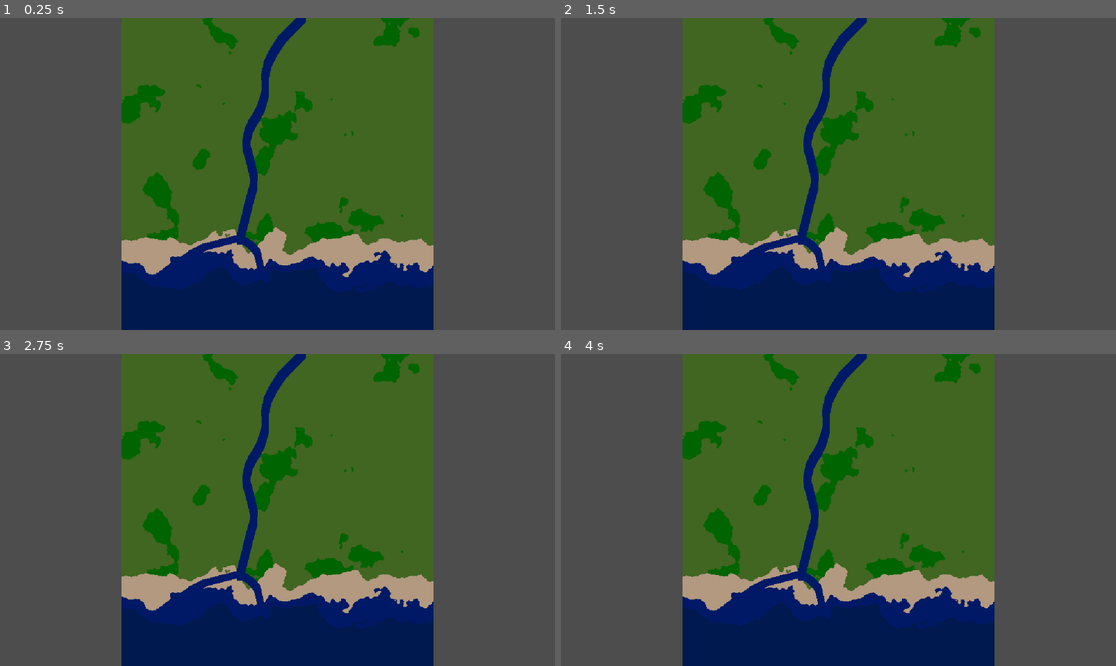
Above: before the commit, frames 1-4 (two rows, left to right).
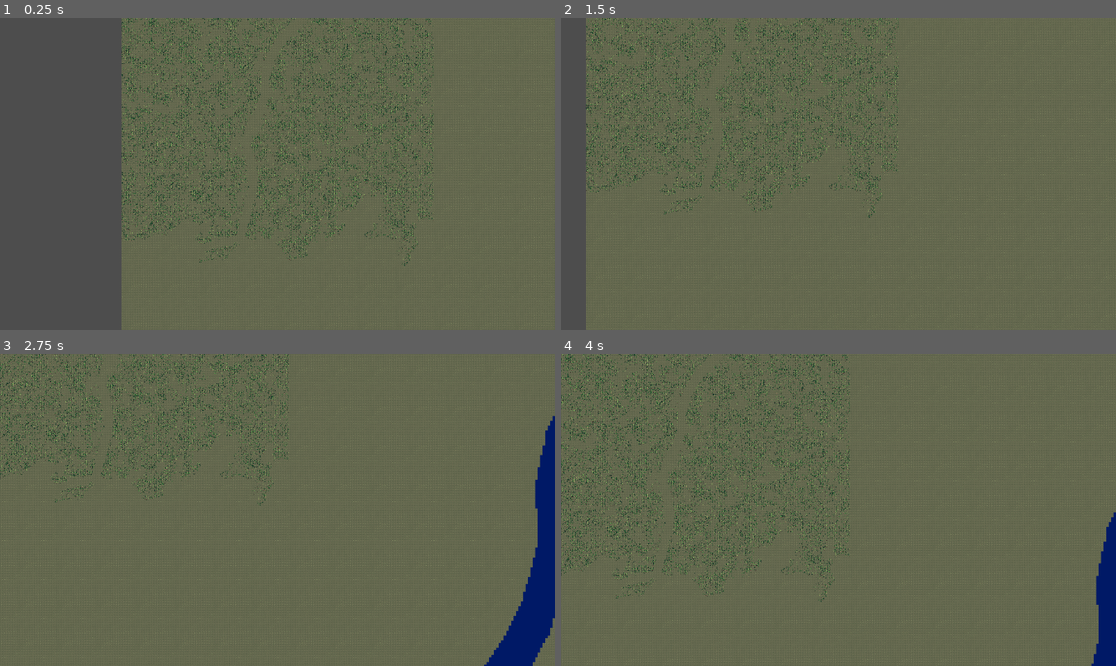
Above: after the commit, the same moments.

Repository: frxedlxver/godotProcGen
Game: Godot game, scene res://src/noise_vis.tscn
The game is run twice, just before and just after one commit, with the same random seed, the same clock (stepped at 60 frames per second) and the same inputs.
Inputs:
- Up to frame 1 (0.25 s): no input
- Up to frame 2 (1.5 s): tap Enter at 0.5 s; hold Right 0.53-1.28 s; tap Space at 1.25 s; hold Down from 1.28 s (still down)
- Up to frame 3 (2.75 s): tap Enter at 2 s; release Down at 2.03 s; hold Right from 2.03 s (still down)
- Up to frame 4 (4 s): tap Space at 2.75 s; release Right at 2.78 s; hold Up 2.78-3.53 s; tap Enter at 3.5 s; hold Left from 3.53 s (still down)

The runs differ from the first frame. In frame 1, 72% of the frame differs, in the area x 21-100%, y 0-100%; in frame 2, 84%; in frame 3, 89%, in the area x 0-100%, y 0-100%; in frame 4, 88%.

Commit message:
added tree gen

Diff:
--- /dev/null
+++ b/res/terrain.tres
@@ -0,0 +1,34 @@
+[gd_resource type="TileSet" load_steps=3 format=3 uid="uid://cpsmrmkbdv6ps"]
+
+[ext_resource type="Texture2D" uid="uid://i6pr7aex7340" path="res://res/tile.png" id="1_cjmhr"]
+
+[sub_resource type="TileSetAtlasSource" id="TileSetAtlasSource_1hmn7"]
+texture = ExtResource("1_cjmhr")
+texture_region_size = Vector2i(128, 128)
+0:0/0 = 0
+1:0/0 = 0
+2:0/0 = 0
+3:0/0 = 0
+4:0/0 = 0
+5:0/0 = 0
+6:0/0 = 0
+7:0/0 = 0
+8:0/0 = 0
+9:0/0 = 0
+0:1/0 = 0
+1:1/0 = 0
+2:1/0 = 0
+3:1/0 = 0
+4:1/0 = 0
+5:1/0 = 0
+6:1/0 = 0
+7:1/0 = 0
+8:1/0 = 0
+9:1/0 = 0
+
+[resource]
+tile_size = Vector2i(128, 128)
+terrain_set_0/mode = 0
+terrain_set_0/terrain_0/name = "Terrain 0"
+terrain_set_0/terrain_0/color = Color(0.5, 0.34375, 0.25, 1)
+sources/0 = SubResource("TileSetAtlasSource_1hmn7")
--- /dev/null
+++ b/res/tree.tres
@@ -0,0 +1,20 @@
+[gd_resource type="TileSet" load_steps=3 format=3 uid="uid://dmxk6mov2niyb"]
+
+[ext_resource type="Texture2D" uid="uid://cj0mm2c0alchk" path="res://res/trees.png" id="1_0ynhb"]
+
+[sub_resource type="TileSetAtlasSource" id="TileSetAtlasSource_401f8"]
+texture = ExtResource("1_0ynhb")
+texture_region_size = Vector2i(32, 64)
+use_texture_padding = false
+1:0/0 = 0
+0:0/0 = 0
+2:0/0 = 0
+3:1/0 = 0
+1:1/0 = 0
+0:1/0 = 0
+2:1/0 = 0
+3:0/0 = 0
+
+[resource]
+tile_size = Vector2i(32, 32)
+sources/0 = SubResource("TileSetAtlasSource_401f8")
--- /dev/null
+++ b/src/FloraGenerator.gd
@@ -0,0 +1,53 @@
+class_name FloraGenerator
+
+var tree_sprite : Sprite2D
+var rainfall_weight = 0.6
+var terrain_type_weight = 0.4
+
+var terrain_chance_map : Dictionary = {
+	Palettes.GRASS_COLOR : 0.3,
+	Palettes.RICH_GRASS_COLOR : 0.7
+}
+func _generate_flora(rainfall_map : Image, terrain_map : Image):
+	var result : Array[Vector2i] = []
+
+	var tiles_since_tree_placed = 2
+	for point in VectorTools.vec2i_range(0, terrain_map.get_width()):
+		if tiles_since_tree_placed >= 2:
+			var terrain_color = terrain_map.get_pixelv(point)
+
+			if terrain_chance_map.has(terrain_color):
+				var rainfall_amount = rainfall_map.get_pixelv(point).v
+				var tree_chance = rainfall_amount * rainfall_weight + terrain_chance_map[terrain_color] * terrain_type_weight
+				if tree_chance > randf_range(0.3, 0.7):
+					result.append(point)
+		else: tiles_since_tree_placed += 1
+	return result
+
+func generate_rainfall_map(size : Vector2i):
+	var n = FastNoiseLite.new()
+	n.seed = randi()
+	n.noise_type = FastNoiseLite.TYPE_SIMPLEX_SMOOTH
+	n.frequency = 0.05
+
+	var nmaps = []
+
+	for i in range(2):
+		n.frequency *= 0.75
+		n.seed = randi()
+		nmaps.append(n.get_image(size.x, size.y))
+
+	var result : Image = Image.create(size.x, size.y, false, Image.FORMAT_RGB8)
+	for point in VectorTools.vec2i_range(0, size.x):
+		var val : float = 0
+		for map in nmaps:
+			val += map.get_pixelv(point).v
+
+		val /= nmaps.size()
+		result.set_pixelv(point, Color.from_hsv(0, 0, val))
+
+	return result
+
+func generate_flora(terrain_map : Image):
+	var rainfall_map = generate_rainfall_map(terrain_map.get_size())
+	return _generate_flora(rainfall_map, terrain_map)
--- /dev/null
+++ b/src/ImageToTileConverter.gd
@@ -0,0 +1,73 @@
+extends Node2D
+
+class_name ImageToTilemapConverter
+
+enum TileType {
+	DEEP_WATER = 0,
+	WATER = 1,
+	GRASS = 2,
+	RICH_SOIL_GRASS = 3,
+	SAND = 4
+}
+
+var tile_atlas_coords : Dictionary = {
+		TileType.DEEP_WATER		: Vector2i(0, 0),
+		TileType.WATER				: Vector2i(1, 0),
+		TileType.GRASS				: Vector2i(2, 0),
+		TileType.RICH_SOIL_GRASS	: Vector2i(3, 0),
+		TileType.SAND				: Vector2i(4, 0)
+	}
+@export var m_tilemap : TileMap
+var _m_tileset : TileSet
+
+func _ready():
+	_m_tileset = ResourceLoader.load("res://res/terrain.tres")
+
+	if m_tilemap != null:
+		m_tilemap.tile_set = _m_tileset
+
+func convert_to_tilemap(terrain : Array[Array]):
+
+
+	for y in range(terrain.size()):
+		var row = terrain[y]
+		for x in range(terrain[0].size()):
+			var tiletype : TileType = row[x]
+			var atlas_coords = tile_atlas_coords[tiletype]
+			if atlas_coords == null:
+				continue
+
+			else:
+				m_tilemap.set_cell(
+					0,
+					Vector2i(x, y),
+					0,
+					atlas_coords
+				)
+
+func image_to_tilemap(image : Image):
+
+	var result : Array[Array] = []
+	var col : Color = Palettes.DEEP_WATER_COLOR
+	var cur_tile : TileType = TileType.DEEP_WATER
+	for y in range(image.get_height()):
+		var row = []
+		for x in range(image.get_width()):
+			var last_col = col
+			col = image.get_pixel(x, y)
+
+			if !col == last_col:
+				if col == Palettes.DEEP_WATER_COLOR:
+					cur_tile = TileType.DEEP_WATER
+				elif col == Palettes.WATER_COLOR:
+					cur_tile = TileType.WATER
+				elif col == Palettes.SAND_COLOR:
+					cur_tile = TileType.SAND
+				elif col == Palettes.GRASS_COLOR:
+					cur_tile = TileType.GRASS
+				elif col == Palettes.RICH_GRASS_COLOR:
+					cur_tile = TileType.RICH_SOIL_GRASS
+
+			row.append(cur_tile)
+		result.append(row)
+	convert_to_tilemap(result)
--- a/src/LandscapeGen.gd
+++ b/src/LandscapeGen.gd
@@ -7,8 +7,7 @@
 	var image = heightmap.duplicate(true)
 
 	image = ImageProcessing.posterize(image, Palettes.p_terrain)
-
-	image = generate_rich_soil_patches(image)
+	#image = generate_rich_soil_patches(image)
 
 
 	return image
@@ -17,9 +16,10 @@
 	var noise = FastNoiseLite.new()
 	noise.seed = randi()
 	noise.noise_type = FastNoiseLite.TYPE_PERLIN
-	noise.frequency = 0.01
+	var noise_scale = 1024 / image.get_width()
+	noise.frequency = 0.001 * noise_scale
 	for point in ImageProcessing.find_all_by_color(image, Palettes.GRASS_COLOR):
-		if noise.get_noise_2dv(point) > 0.25:
+		if noise.get_noise_2dv(point) > 0.15:
 			image.set_pixelv(point, Color.DARK_GREEN)
 	return image
 
@@ -33,15 +33,21 @@
 	var noise = FastNoiseLite.new()
 	noise.seed = randi()
 	noise.noise_type = FastNoiseLite.TYPE_SIMPLEX_SMOOTH
-	noise.frequency = 0.01
+	noise.frequency = 0.005
+
+	var n2 = FastNoiseLite.new()
+	n2.seed = randi()
+	n2.noise_type = FastNoiseLite.TYPE_SIMPLEX_SMOOTH
+	n2.frequency = 0.01
 	var noise_image = noise.get_image(width, height,false,false,true)
+	var n2_img = n2.get_image(width, height, false, false, true)
 
 	var heightmap : Image = Image.create(width, height, false, Image.FORMAT_RGB8)
-
+	var n_weight  = 0.1
+	var n2_weight = 0.2
 	for y in range(height):
 		var cur_gradient_val : float = gradient_value(y, height)
 		for x in range(width):
-			var v = (noise_image.get_pixel(x, y).v * noise_weight + cur_gradient_val * gradient_weight)
-			print(v)
+			var v = (noise_image.get_pixel(x, y).v * n_weight + n2_img.get_pixel(x, y).v * n2_weight + cur_gradient_val * (1-n_weight - n2_weight))
 			heightmap.set_pixel(x, y, Color.from_hsv(0,0,v))
 	return heightmap
--- a/src/Palettes.gd
+++ b/src/Palettes.gd
@@ -16,14 +16,14 @@
 static var WATER_COLOR : Color = Color8(0, 25, 102)
 static var SAND_COLOR : Color = Color8(178, 153, 128)
 static var GRASS_COLOR : Color = Color8(65, 102, 33)
-static var HIGHLANDS_COLOR : Color = Color8(85, 125, 30)
+static var RICH_GRASS_COLOR : Color = Color8(85, 125, 30)
 
 
 static var p_terrain : Array[PaletteEntry] = [
-	PaletteEntry.new(DEEP_WATER_COLOR, 0, 0.2),
-	PaletteEntry.new(WATER_COLOR, 0.2, 0.25),
-	PaletteEntry.new(SAND_COLOR, 0.25, 0.3),
-	PaletteEntry.new(GRASS_COLOR, 0.3, 1.0),
+	PaletteEntry.new(DEEP_WATER_COLOR, 0, 0.25),
+	PaletteEntry.new(WATER_COLOR, 0.25, 0.3),
+	PaletteEntry.new(SAND_COLOR, 0.3, 0.35),
+	PaletteEntry.new(GRASS_COLOR, 0.35, 1.0),
 ]
 
 static var p_test_bands : Array[PaletteEntry] = [
--- a/src/RiverGeneratorOld.gd
+++ b/src/RiverGenerator.gd
@@ -29,7 +29,6 @@
 	var target : Vector2i = VectorTools.random_point_along_edge(m_bounds, m_target_edge)
 	br.create_river(start, target, m_bounds)
 	var rand = int(randi())
-	print(rand)
 	if (rand % 2 == 0):
 		var split_point : PerlinWorm.PathVertex = br.find_split_point_between(br.size() / 4, br.size() * 3/4)
 		split(br, split_point)
--- a/src/RiverTest.gd
+++ b/src/TestGenerator.gd
@@ -13,6 +13,9 @@
 var river : RiverGenerator = RiverGenerator.new()
 var landscape_generator : LandscapeGenerator = LandscapeGenerator.new()
 var p
+var flora_gen : FloraGenerator = FloraGenerator.new()
+@export var converter : ImageToTilemapConverter
+@export var tree_placer : TreePlacer
 
 var MIN_RIVER_SIZE : int = 0
 # Called when the node enters the scene tree for the first time.
@@ -21,7 +24,9 @@
 	get_tree().get_root().size_changed.connect(_updateTexture)
 	get_window().mode = Window.MODE_MAXIMIZED
 	generate_map(Vector2i(512, 512))
-	_updateTexture()
+	#_updateTexture()
+	converter.image_to_tilemap(image)
+	zoom_to_fit_tilemap(image.get_size(), 32)
 
 func run_test(iterations : int, map_size : int):
 	for i in range(iterations):
@@ -33,9 +38,29 @@
 		var heightmap : Image = landscape_generator.generate_heightmap(map_size.x, map_size.y, 0.1, 0.9)
 		var landscape = landscape_generator.generate_terrain(heightmap)
 		landscape = generate_river(landscape)
+		var tree_locations = flora_gen.generate_flora(landscape)
+		tree_placer.place_trees_at_points(tree_locations)
 		image = landscape
-		_updateTexture()
 
+
+func draw_grid(image : Image, grid_size : int):
+	var draw_y = func():
+		var y = 0
+		while y < image.get_height():
+			y += grid_size
+			for x in range(image.get_width()):
+				image.set_pixel(x, y, Color.BLACK)
+	var draw_x = func():
+		var x = 0
+		while x < image.get_width():
+			x += grid_size
+			for y in range(image.get_height()):
+				image.set_pixel(x, y, Color.BLACK)
+
+	draw_y.call()
+	draw_x.call()
+
+	return image
 
 func generate_river(map : Image) -> Image:
 
@@ -78,6 +103,7 @@
 		texture = ImageTexture.create_from_image(image)
 
 		zoom_to_fit(image.get_size(), get_viewport_rect().size)
+		queue_redraw()
 
 func zoom_to_fit(image_size : Vector2, viewport_size : Vector2):
 	var shortest_side = mini(viewport_size.x, viewport_size.y)
@@ -89,10 +115,16 @@
 
 	get_viewport().get_camera_2d().zoom = Vector2.ONE * ratio
 
-# Called every frame. 'delta' is the elapsed time since the previous frame.
-func _process(delta):
-	queue_redraw()
 
-func _draw():
-	if (texture != null):
-		draw_texture(texture, -texture.get_size() / 2)
+func zoom_to_fit_tilemap(image_size : Vector2, tile_size : int):
+	var viewport_size = get_viewport_rect().size
+	var map_size = image_size * tile_size
+	zoom_to_fit(map_size, viewport_size)
+	var cam_center = get_viewport().get_camera_2d().get_screen_center_position()
+	var map_center = map_size / 2
+	var dist = map_center - cam_center
+	get_viewport().get_camera_2d().position += dist
+
+#func _draw():
+	#if (texture != null):
+		#draw_texture(texture, -texture.get_size() / 2)
--- /dev/null
+++ b/src/TreePlacer.gd
@@ -0,0 +1,10 @@
+extends Node2D
+
+class_name TreePlacer
+
+@export var tree_map : TileMap
+func place_trees_at_points(tree_locations : Array[Vector2i]):
+	for point in tree_locations:
+		var sprite_variant_x= randi_range(0, 4)
+		var sprite_variant_y= randi_range(0, 2)
+		tree_map.set_cell(0, point, 0, Vector2i(sprite_variant_x, sprite_variant_y), 0)
--- a/src/VectorTools.gd
+++ b/src/VectorTools.gd
@@ -32,7 +32,7 @@
 		_:
 			return Vector2i.ZERO
 
-static func vec2i_range(low : int, high : int, use_inclusive_max : bool = true, omit_center : bool = false, offset: Vector2i = Vector2i.ZERO) -> Array[Vector2i]:
+static func vec2i_range(low : int, high : int, use_inclusive_max : bool = false, omit_center : bool = false, offset: Vector2i = Vector2i.ZERO) -> Array[Vector2i]:
 	var result : Array[Vector2i] = []
 
 
--- /dev/null
+++ b/src/cam_control.gd
@@ -0,0 +1,21 @@
+extends Camera2D
+
+
+# Called when the node enters the scene tree for the first time.
+func _ready():
+	pass # Replace with function body.
+
+func _unhandled_key_input(event):
+
+	if event.keycode == KEY_UP:
+		self.offset.y -= 100 / self.zoom.y
+	elif event.keycode == KEY_DOWN:
+		self.offset.y += 100 / self.zoom.y
+	elif event.keycode == KEY_LEFT:
+		self.offset.x -= 100 / self.zoom.x
+	elif event.keycode == KEY_RIGHT:
+		self.offset.x += 100 / self.zoom.x
+	elif event.keycode == KEY_W:
+		self.zoom *= 1.5
+	elif event.keycode == KEY_S:
+		self.zoom /= 1.5
--- a/src/noise_vis.tscn
+++ b/src/noise_vis.tscn
@@ -1,10 +1,39 @@
-[gd_scene load_steps=2 format=3 uid="uid://ct4y62u26mkhu"]
+[gd_scene load_steps=7 format=3 uid="uid://ct4y62u26mkhu"]
 
-[ext_resource type="Script" path="res://src/RiverTest.gd" id="1_kdus0"]
+[ext_resource type="Script" path="res://src/cam_control.gd" id="1_e7ata"]
+[ext_resource type="Script" path="res://src/TestGenerator.gd" id="1_kdus0"]
+[ext_resource type="TileSet" uid="uid://cpsmrmkbdv6ps" path="res://res/terrain.tres" id="2_jwcq4"]
+[ext_resource type="Script" path="res://src/ImageToTileConverter.gd" id="3_4uhhe"]
+[ext_resource type="TileSet" uid="uid://dmxk6mov2niyb" path="res://res/tree.tres" id="4_pdliu"]
+[ext_resource type="Script" path="res://src/TreePlacer.gd" id="5_qme07"]
 
 [node name="Node2D" type="Node2D"]
 
 [node name="Camera2D" type="Camera2D" parent="."]
+visible = false
+zoom = Vector2(0.01, 0.01)
+script = ExtResource("1_e7ata")
 
-[node name="TestObj" type="Node2D" parent="."]
+[node name="TestObj" type="Node2D" parent="." node_paths=PackedStringArray("converter", "tree_placer")]
 script = ExtResource("1_kdus0")
+converter = NodePath("../ImageToTilemapConverter")
+tree_placer = NodePath("../TreePlacer")
+
+[node name="TileMap" type="TileMap" parent="."]
+tile_set = ExtResource("2_jwcq4")
+rendering_quadrant_size = 32
+format = 2
+
+[node name="ImageToTilemapConverter" type="Node2D" parent="." node_paths=PackedStringArray("m_tilemap")]
+script = ExtResource("3_4uhhe")
+m_tilemap = NodePath("../TileMap")
+
+[node name="TileMap2" type="TileMap" parent="."]
+z_index = 2
+tile_set = ExtResource("4_pdliu")
+format = 2
+layer_0/z_index = 1
+
+[node name="TreePlacer" type="Node2D" parent="." node_paths=PackedStringArray("tree_map")]
+script = ExtResource("5_qme07")
+tree_map = NodePath("../TileMap2")
Binary file added: res/Sprite-0001.aseprite
Binary file added: res/tile-new.png
Not shown, added: res/tile-new.png.import
Binary file added: res/tile.png
Not shown, added: res/tile.png.import
Binary file added: res/trees.png
Not shown, added: res/trees.png.import
Binary file added: res/vCFRRm-export-export.png
Not shown, added: res/vCFRRm-export-export.png.import
Binary file added: res/vCFRRm-export.png
Not shown, added: res/vCFRRm-export.png.import
Binary file added: res/vCFRRm.png
(and 104 more such lines)
